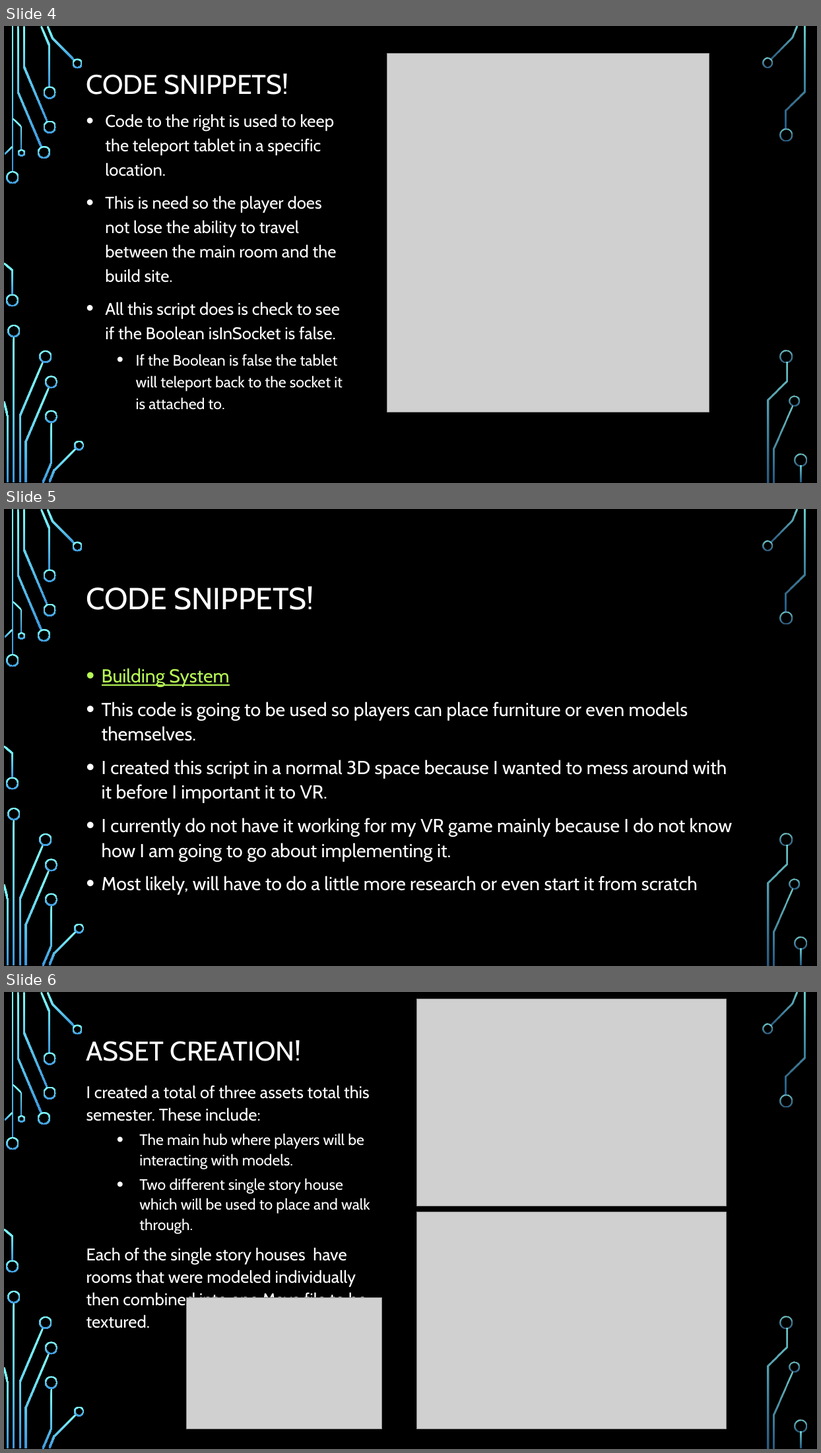
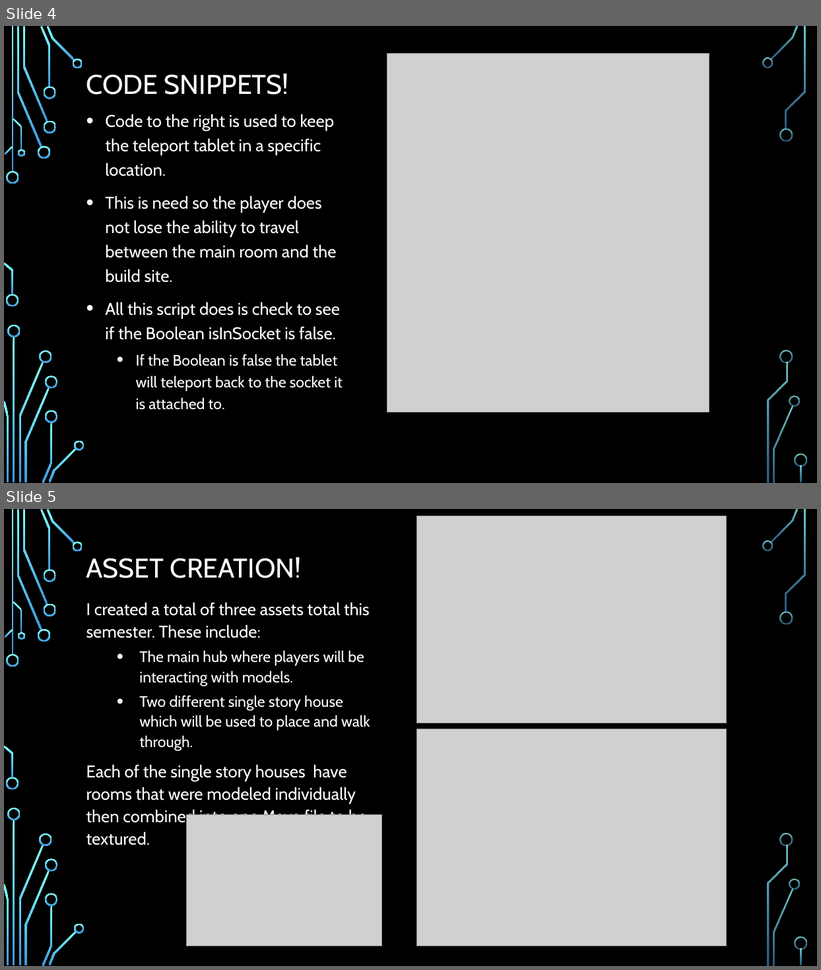
Before and after one commit to carsonmcmahan/SeniorVRGame, a slide deck: VR Presentation.pptx. Shown one above the other, each under a label of ours: slides 4, 5 and 6 before the commit, slides 4 and 5 after it. The pictures are 821x1453 and 821x970 pixels, drawn with LibreOffice and Linux fonts; fonts in the diff are those of the drawing; grey boxes stand for pictures; background and template pictures are left out. Boxes give left, top, right and bottom in pixels: in the first picture for what was removed or moved away, otherwise in the second. Text is boxed around its words. In the diff, an @@ line names an element or a change of style, - is before the commit and + after.

```diff
--- a/VR Presentation.pptx
+++ b/VR Presentation.pptx
@@ slide 5 removed at bbox=[4, 509, 817, 966], background picture (left out); not listed: 36 template elements that a slide beside it also shows @@
@@ title removed at bbox=[86, 586, 314, 610] @@
-CODE SNIPPETS!
@@ text removed at bbox=[102, 668, 733, 895] @@
-• Building System
-• This code is going to be used so players can place furniture or even models themselves.
-• I created this script in a normal 3D space because I wanted to mess around with it before I important it to VR.
-• I currently do not have it working for my VR game mainly because I do not know how I am going to go about implementing it.
-• Most likely, will have to do a little more research or even start it from scratch
@@ what was slide 6 is now slide 5 @@
```
Also in this commit, not shown: 2 slides added, 1 other slide removed.
